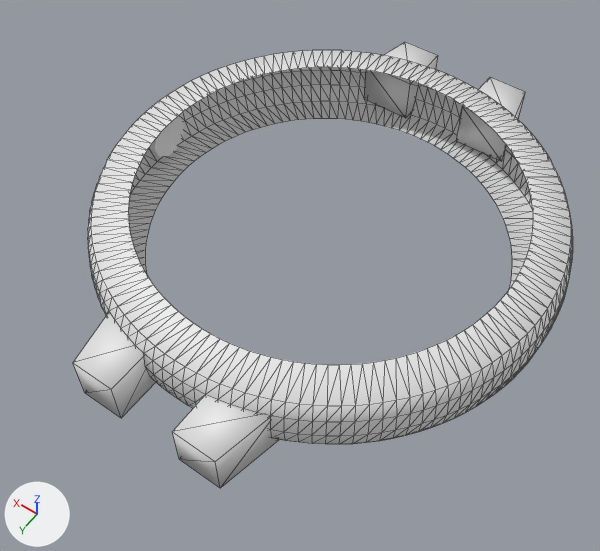
Renders of the glTF model public/assets/3d/reference-42/case.glb from each side of a commit.
Rendered twice from a camera (50 mm lens) standing at (-26.8, 42.0, 55.8) and looking at (-0.1, 4.6, -3.0). The axes (+X, +Y, +Z) are drawn at lower left. The lights are the same throughout. The picture after the commit comes second. Mesh edges are drawn as thin lines on the coarser meshes. Where no turn or scale is listed for an object, it has been applied to the vertices. Vertices at exactly the same position are counted once.

The first picture shows 'DD_CASE_CROWN_BOSS', 'DD_CASE_LUG_12_L', 'DD_CASE_LUG_12_R', 'DD_CASE_LUG_6_L', 'DD_CASE_LUG_6_R', 'DD_CASE_MIDCASE'.
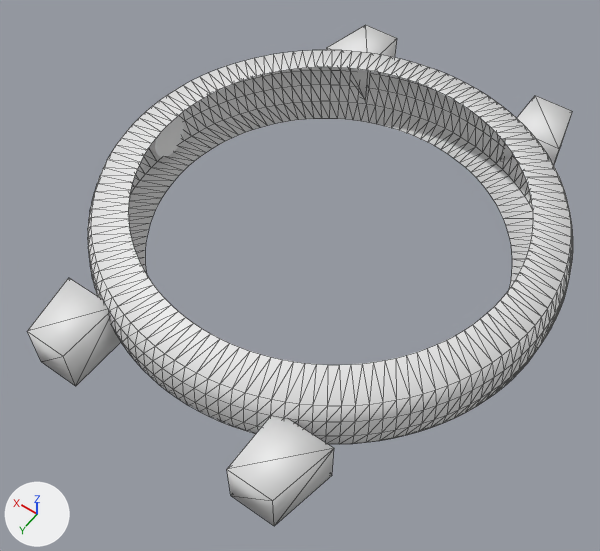
What the commit changed:
me_dd_case_lug_6_l_mesh is used by ob_dd_case_lug_6_l; location (0.0, 0.0, 0.0).
me_dd_case_lug_6_l_mesh had 8 vertices, 12 faces and spanned x -8.2..-3.0, y -24.5..-18.8, z -2.92..1.58.
me_dd_case_lug_6_l_mesh now has 8 vertices, 12 faces and spans x -13.2..-8.0, y -24.5..-18.8, z -2.92..1.58.
me_dd_case_lug_6_l_mesh part 1: the whole mesh is moved by (-5.0, 0.0, 0.0).
me_dd_case_lug_6_r_mesh is used by ob_dd_case_lug_6_r; location (0.0, 0.0, 0.0).
me_dd_case_lug_6_r_mesh had 8 vertices, 12 faces and spanned x 3.0..8.2, y -24.5..-18.8, z -2.92..1.58.
me_dd_case_lug_6_r_mesh now has 8 vertices, 12 faces and spans x 8.0..13.2, y -24.5..-18.8, z -2.92..1.58.
me_dd_case_lug_6_r_mesh part 2: the whole mesh is moved by (5.0, 0.0, 0.0).
me_dd_case_lug_12_l_mesh is used by ob_dd_case_lug_12_l; location (0.0, 0.0, 0.0).
me_dd_case_lug_12_l_mesh had 8 vertices, 12 faces and spanned x -8.2..-3.0, y 18.8..24.5, z -2.92..1.58.
me_dd_case_lug_12_l_mesh now has 8 vertices, 12 faces and spans x -13.2..-8.0, y 18.8..24.5, z -2.92..1.58.
me_dd_case_lug_12_l_mesh part 3: the whole mesh is moved by (-5.0, 0.0, 0.0).
me_dd_case_lug_12_r_mesh is used by ob_dd_case_lug_12_r; location (0.0, 0.0, 0.0).
me_dd_case_lug_12_r_mesh had 8 vertices, 12 faces and spanned x 3.0..8.2, y 18.8..24.5, z -2.92..1.58.
me_dd_case_lug_12_r_mesh now has 8 vertices, 12 faces and spans x 8.0..13.2, y 18.8..24.5, z -2.92..1.58.
me_dd_case_lug_12_r_mesh part 4: the whole mesh is moved by (5.0, 0.0, 0.0).

Location of each change, (x1, y1, x2, y2) in pixels of the pictures (600 x 551 px):
'DD_CASE_LUG_12_L', moved
    before: (172, 395, 279, 488)
    after: (227, 417, 334, 526)
'DD_CASE_LUG_12_R', moved
    before: (73, 313, 155, 418)
    after: (27, 278, 120, 386)
'DD_CASE_LUG_6_L', moved
    before: (456, 77, 526, 161)
    after: (500, 96, 573, 165)
'DD_CASE_LUG_6_R', moved
    before: (364, 42, 438, 118)
    after: (327, 25, 397, 99)
